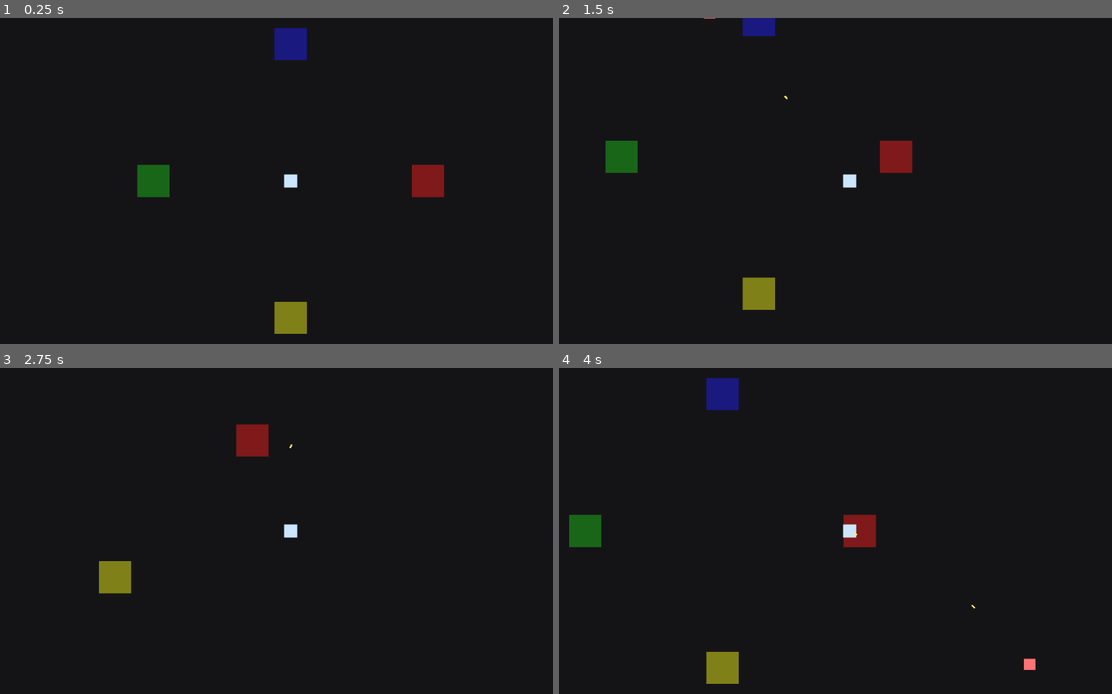
Above: before the commit, frames 1-4 (two rows, left to right).
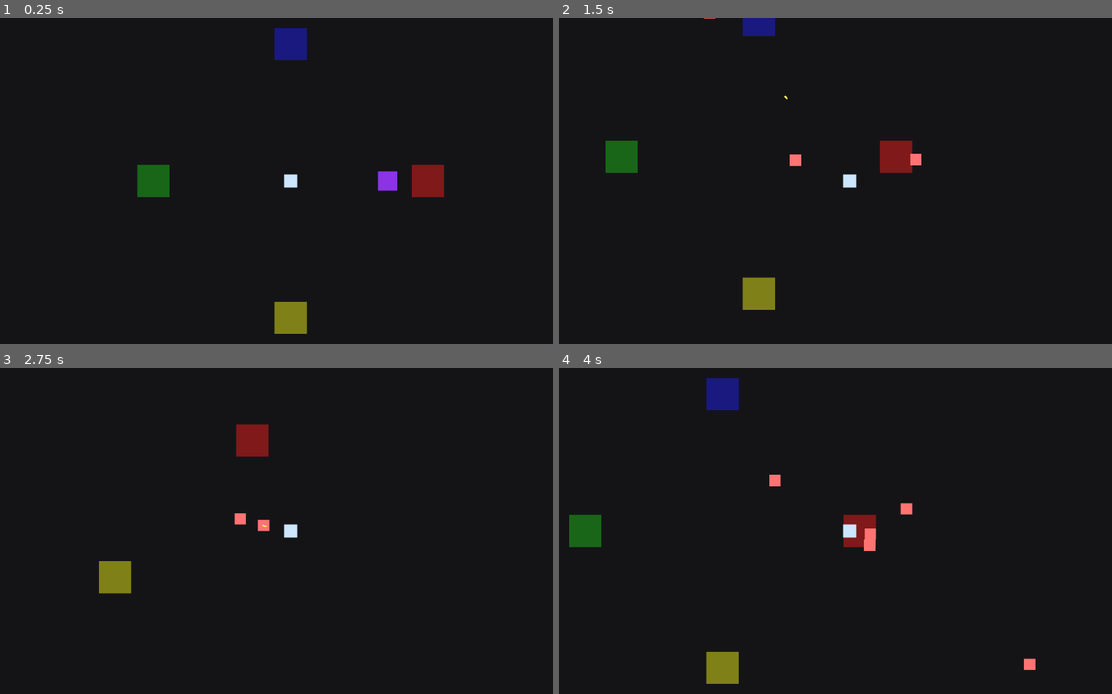
Above: after the commit, the same moments.

Repository: KevinRabbe/bullet-hell-roughe-lite
Game: Godot game, scene res://scenes/Main.tscn
Two runs of this game, one before a commit and one after it. Both use one fixed random seed, a clock stepped at 60 frames per second and the inputs below.
Inputs:
- Up to frame 1 (0.25 s): no input
- Up to frame 2 (1.5 s): tap Enter at 0.5 s; hold D (move_right) 0.53-1.28 s; hold E (interact, bound only after the commit) 0.53-1.28 s; hold S (move_down) from 1.28 s (still down); tap E (interact, bound only after the commit) at 1.35 s
- Up to frame 3 (2.75 s): release S (move_down) at 2.03 s; hold D (move_right) from 2.03 s (still down); hold E (interact, bound only after the commit) from 2.03 s (still down)
- Up to frame 4 (4 s): release D (move_right) at 2.78 s; release E (interact, bound only after the commit) at 2.78 s; hold W (move_up) 2.78-3.53 s; tap E (interact, bound only after the commit) at 2.85 s; hold A (move_left) from 3.53 s (still down); hold E (interact, bound only after the commit) from 3.53 s (still down)

The runs differ from the first frame. In frame 1, 0.2% of the frame differs, in the area x 68-72%, y 46-54%; in frame 2, 0.1%; in frame 3, 0.2%; in frame 4, 0.3%, in the area x 38-76%, y 32-74%.

Commit message:
Milestone 4: add first portal event and elite spawn

Diff:
--- a/project.godot
+++ b/project.godot
@@ -33,3 +33,7 @@
 "deadzone": 0.5,
 "events": [Object(InputEventKey,"physical_keycode":83,"keycode":0,"unicode":0,"location":0,"echo":false,"pressed":false,"script":null)]
 }
+interact={
+"deadzone": 0.5,
+"events": [Object(InputEventKey,"physical_keycode":69,"keycode":0,"unicode":0,"location":0,"echo":false,"pressed":false,"script":null)]
+}
--- a/scenes/Main.tscn
+++ b/scenes/Main.tscn
@@ -1,9 +1,11 @@
-[gd_scene load_steps=5 format=3]
+[gd_scene load_steps=7 format=3]
 
 [ext_resource type="PackedScene" path="res://scenes/Player.tscn" id="1"]
 [ext_resource type="Script" path="res://scripts/game/main_game.gd" id="2"]
 [ext_resource type="PackedScene" path="res://scenes/Enemy.tscn" id="3"]
 [ext_resource type="Script" path="res://scripts/spawning/enemy_spawner.gd" id="4"]
+[ext_resource type="PackedScene" path="res://scenes/Portal.tscn" id="5"]
+[ext_resource type="Script" path="res://scripts/portal/portal_event_manager.gd" id="6"]
 
 [node name="Main" type="Node2D"]
 script = ExtResource("2")
@@ -53,3 +55,13 @@
 spawn_interval_seconds = 1.2
 spawn_radius = 520.0
 max_alive_enemies = 25
+
+[node name="PortalEventManager" type="Node2D" parent="."]
+script = ExtResource("6")
+portal_scene = ExtResource("5")
+elite_enemy_scene = ExtResource("3")
+player_path = NodePath("../Player")
+first_portal_position = Vector2(240, 0)
+elite_spawn_distance = 180.0
+elite_move_speed = 240.0
+elite_max_hp = 80.0
--- /dev/null
+++ b/scenes/Portal.tscn
@@ -0,0 +1,19 @@
+[gd_scene load_steps=3 format=3]
+
+[ext_resource type="Script" path="res://scripts/portal/portal.gd" id="1"]
+
+[sub_resource type="CircleShape2D" id="1"]
+radius = 28.0
+
+[node name="Portal" type="Area2D"]
+script = ExtResource("1")
+
+[node name="Visual" type="ColorRect" parent="."]
+offset_left = -24.0
+offset_top = -24.0
+offset_right = 24.0
+offset_bottom = 24.0
+color = Color(0.55, 0.2, 0.9, 1)
+
+[node name="CollisionShape2D" type="CollisionShape2D" parent="."]
+shape = SubResource("1")
--- /dev/null
+++ b/scripts/portal/portal.gd
@@ -0,0 +1,25 @@
+extends Area2D
+
+signal activated(portal_position: Vector2)
+
+@export var activation_radius: float = 90.0
+
+var is_active: bool = true
+
+func _ready() -> void:
+	add_to_group("portals")
+
+func can_activate(player: Node2D) -> bool:
+	if not is_active:
+		return false
+	if player == null or not is_instance_valid(player):
+		return false
+	return global_position.distance_to(player.global_position) <= activation_radius
+
+func try_activate(player: Node2D) -> bool:
+	if not can_activate(player):
+		return false
+	is_active = false
+	activated.emit(global_position)
+	queue_free()
+	return true
--- /dev/null
+++ b/scripts/portal/portal_event_manager.gd
@@ -0,0 +1,68 @@
+extends Node2D
+
+@export var portal_scene: PackedScene
+@export var elite_enemy_scene: PackedScene
+@export var player_path: NodePath
+@export var first_portal_position: Vector2 = Vector2(240.0, 0.0)
+@export var elite_spawn_distance: float = 180.0
+@export var elite_move_speed: float = 240.0
+@export var elite_max_hp: float = 80.0
+
+var player: Node2D
+
+func _ready() -> void:
+	if player_path != NodePath():
+		player = get_node_or_null(player_path)
+	_spawn_first_portal()
+
+func _unhandled_input(event: InputEvent) -> void:
+	if event.is_action_pressed("interact"):
+		_try_activate_nearest_portal()
+
+func _spawn_first_portal() -> void:
+	if portal_scene == null:
+		return
+	var portal_instance := portal_scene.instantiate()
+	if portal_instance is Node2D:
+		var portal := portal_instance as Node2D
+		portal.global_position = first_portal_position
+		if portal.has_signal("activated"):
+			portal.connect("activated", _on_portal_activated)
+		add_child(portal)
+
+func _try_activate_nearest_portal() -> void:
+	if player == null or not is_instance_valid(player):
+		return
+
+	var nearest_portal: Node
+	var nearest_distance_sq := INF
+	for portal in get_tree().get_nodes_in_group("portals"):
+		if portal is Node2D and is_instance_valid(portal):
+			var portal_node := portal as Node2D
+			var distance_sq := player.global_position.distance_squared_to(portal_node.global_position)
+			if distance_sq < nearest_distance_sq:
+				nearest_distance_sq = distance_sq
+				nearest_portal = portal_node
+
+	if nearest_portal != null and nearest_portal.has_method("try_activate"):
+		nearest_portal.call("try_activate", player)
+
+func _on_portal_activated(portal_position: Vector2) -> void:
+	_spawn_elite(portal_position + Vector2.LEFT * elite_spawn_distance)
+	_spawn_elite(portal_position + Vector2.RIGHT * elite_spawn_distance)
+
+func _spawn_elite(spawn_position: Vector2) -> void:
+	if elite_enemy_scene == null:
+		return
+
+	var enemy_instance := elite_enemy_scene.instantiate()
+	if enemy_instance is Node2D:
+		var enemy_node := enemy_instance as Node2D
+		enemy_node.global_position = spawn_position
+		if enemy_node.has_method("set_target"):
+			enemy_node.call("set_target", player)
+		if enemy_node.has_method("set"):
+			enemy_node.set("move_speed", elite_move_speed)
+			enemy_node.set("max_hp", elite_max_hp)
+			enemy_node.set("current_hp", elite_max_hp)
+		add_child(enemy_node)
